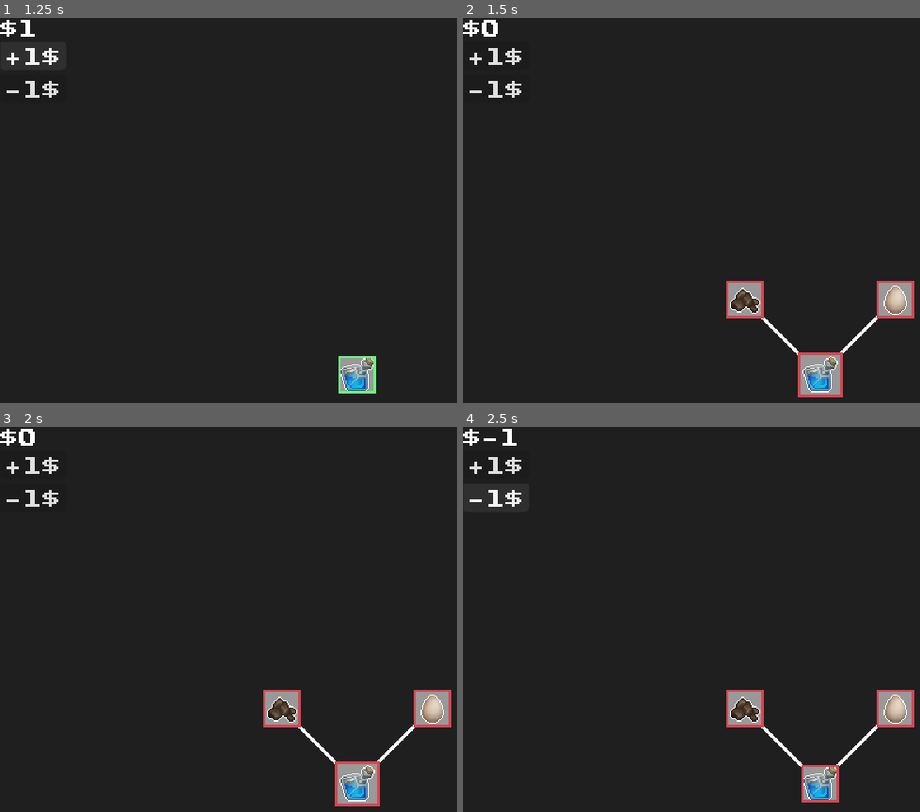
Above: before the commit, frames 1-4 (two rows, left to right).
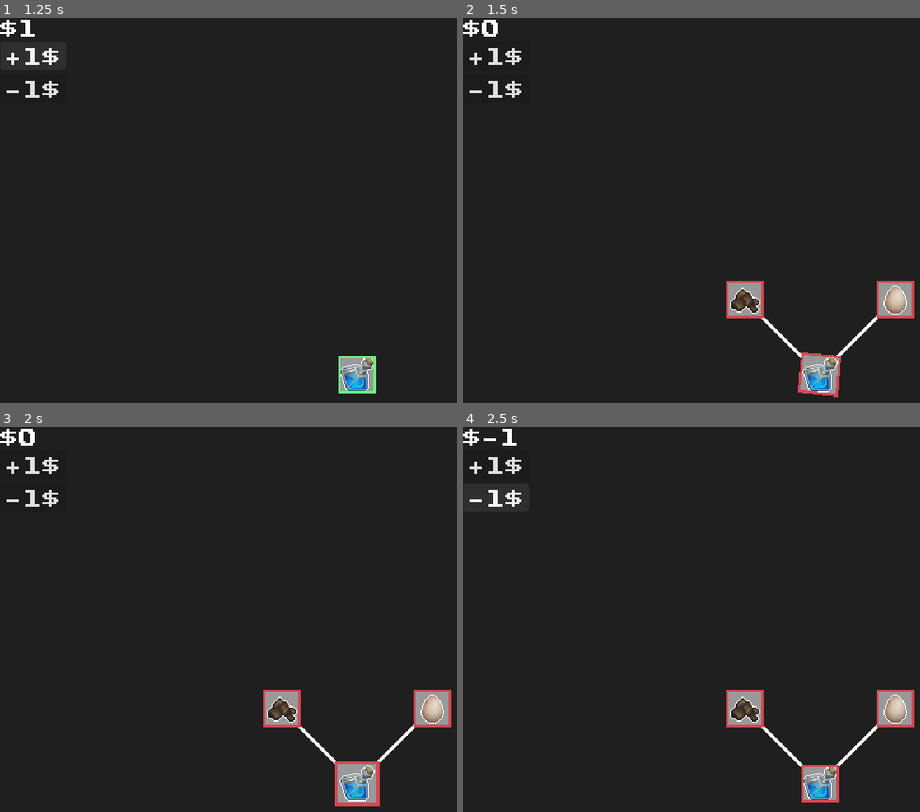
Above: after the commit, the same moments.

Repository: arko-poet/animated-upgrade-tree
Game: Godot game, scene res://scenes/upgrade_tree.tscn
Same seed, same stepped clock (60 frames per second), same inputs: the game is played once before the commit and once after it.
Inputs (mouse positions are in pixels of both pictures, inside the frame that each line leads up to):
- Up to frame 1 (1.25 s): click "+1$" at 0.5 s
- Up to frame 2 (1.5 s): click (819, 376) at 1.25 s
- Up to frame 3 (2 s): no input
- Up to frame 4 (2.5 s): click "-1$" at 2 s

Frame 1 is identical in both runs. In frame 2, 0.4% of the frame differs, in the area x 73-84%, y 86-99%; in frame 3, less than 0.1%; in frame 4, nothing differs.

Commit message:
upgrade node press animation

Diff:
--- a/project/scenes/upgrade_node.gd
+++ b/project/scenes/upgrade_node.gd
@@ -7,7 +7,9 @@
 const _MAX_COLOR := Color(0.957, 0.89, 0.467, 1.0)
 const _AFFORDABLE_COLOR := Color(0.424, 0.949, 0.502, 1.0)
 const _UNAFFORDABLE_COLOR := Color(0.835, 0.278, 0.322, 1.0)
-const _HOVER_TWEEN_DURATION := 0.05
+const _HOVER_TWEEN_DURATION := 0.1
+const _PRESS_TWEEN_DURATION := 0.1
+const _PRESS_ROTATION_DEGREES := 10
 const _HOVER_SCALE := Vector2(1.2, 1.2)
 
 @export var data: UpgradeData
@@ -48,6 +50,25 @@
 					child.show()
 			upgrade_unlocked.emit(data.unlocks)
 
+		var current_scale := background.scale
+		var tween = create_tween()
+		tween.set_ease(Tween.EASE_IN).set_trans(Tween.TRANS_CIRC)
+		tween.tween_property(
+			background,
+			^"rotation_degrees",
+			_PRESS_ROTATION_DEGREES,
+			_PRESS_TWEEN_DURATION,
+		)
+		tween.parallel().tween_property(background, ^"scale", Vector2.ONE, _PRESS_TWEEN_DURATION)
+		tween \
+				.parallel() \
+				.tween_property(background, ^"rotation_degrees", 0.0, _PRESS_TWEEN_DURATION) \
+				.set_delay(_PRESS_TWEEN_DURATION)
+		tween \
+				.parallel() \
+				.tween_property(background, ^"scale", current_scale, _PRESS_TWEEN_DURATION) \
+				.set_delay(_PRESS_TWEEN_DURATION)
+
 
 func _on_mouse_entered() -> void:
 	if upgrades_purchased == data.max_upgrades:
@@ -59,8 +80,7 @@
 	_animate_hover_scale(Vector2.ONE)
 
 
-func _animate_hover_scale(scale: Vector2) -> void:
+func _animate_hover_scale(target_scale: Vector2) -> void:
 	var tween := create_tween()
-	tween.tween_property(border, ^"scale", scale, _HOVER_TWEEN_DURATION)
-	tween.parallel()
-	tween.tween_property(background, ^"scale", scale, _HOVER_TWEEN_DURATION)
+	tween.set_ease(Tween.EASE_OUT).set_trans(Tween.TRANS_CUBIC)
+	tween.parallel().tween_property(background, ^"scale", target_scale, _HOVER_TWEEN_DURATION)
--- a/project/scenes/upgrade_node.tscn
+++ b/project/scenes/upgrade_node.tscn
@@ -32,7 +32,7 @@
 mouse_filter = 2
 theme_override_styles/panel = SubResource("StyleBoxFlat_o6dpi")
 
-[node name="Border" type="Panel" parent="." unique_id=1674076589]
+[node name="Border" type="Panel" parent="Background" unique_id=1674076589]
 unique_name_in_owner = true
 z_index = 1
 layout_mode = 0
